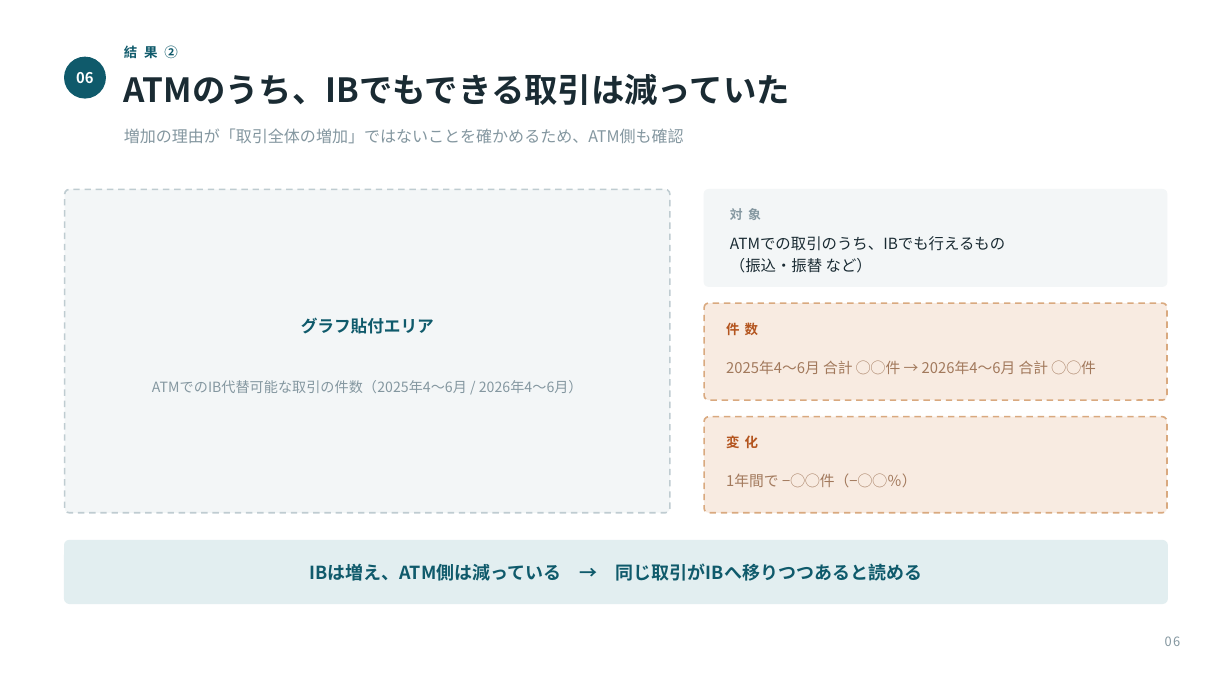
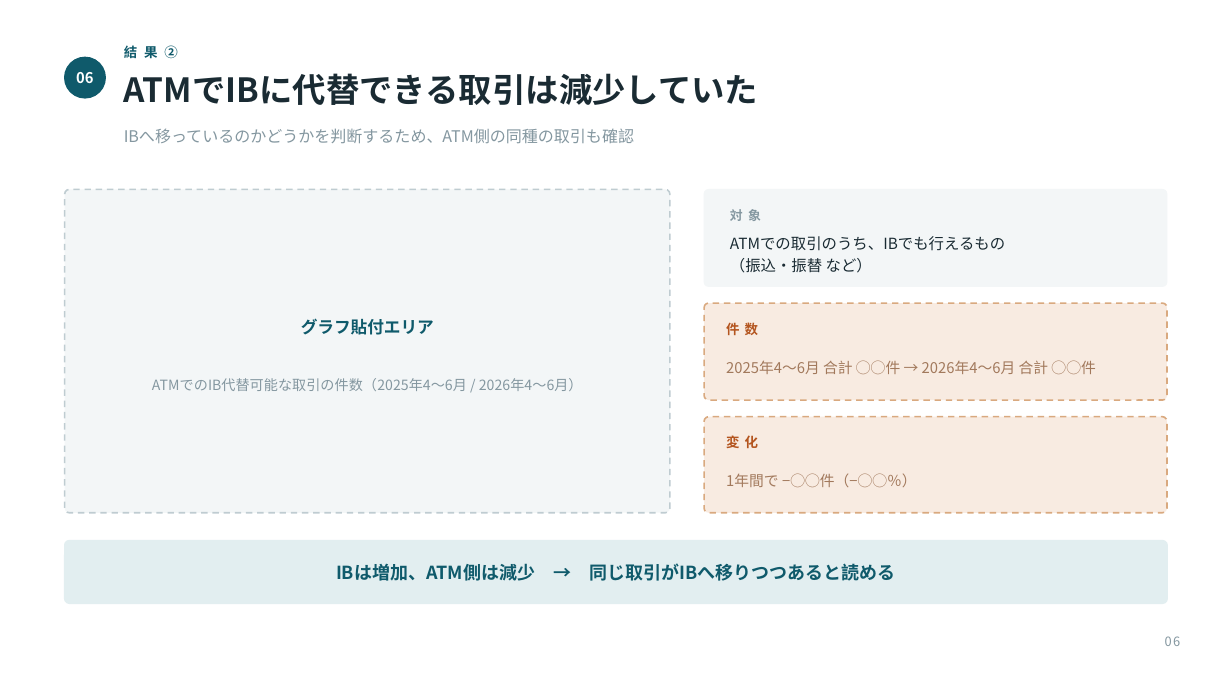
Before and after one commit to takumi66666/my-website, a slide deck: slide 6 of presentation/DYNATREK_成果発表.pptx. Drawn at 1232x693 pixels with LibreOffice and Linux fonts; fonts in the diff are those of the drawing. Boxes give left, top, right and bottom in pixels: in the first picture for what was removed or moved away, otherwise in the second. Text is boxed around its words. In the diff, an @@ line names an element or a change of style, - is before the commit and + after.

```diff
--- a/presentation/DYNATREK_成果発表.pptx
+++ b/presentation/DYNATREK_成果発表.pptx
@@ text at (124,73,758,105): text changed @@
-ATMのうち、IBでもできる取引は減っていた
+ATMでIBに代替できる取引は減少していた
@@ text at (124,128,634,143): text changed @@
-増加の理由が「取引全体の増加」ではないことを確かめるため、ATM側も確認
+IBへ移っているのかどうかを判断するため、ATM側の同種の取引も確認
@@ text at (336,563,896,581): text changed @@
-IBは増え、ATM側は減っている → 同じ取引がIBへ移りつつあると読める
+IBは増加、ATM側は減少 → 同じ取引がIBへ移りつつあると読める
```
Also in this commit, not shown: 7 other slides changed, 1 other file.
